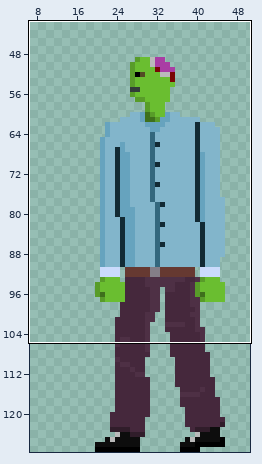
File history of a pixel-art file, Zombie/Assets/Textures/Sprites/CivilianZombie.aseprite. Above, an overview of the earlier version with the close-up marked.
Close-up. Before the commit:
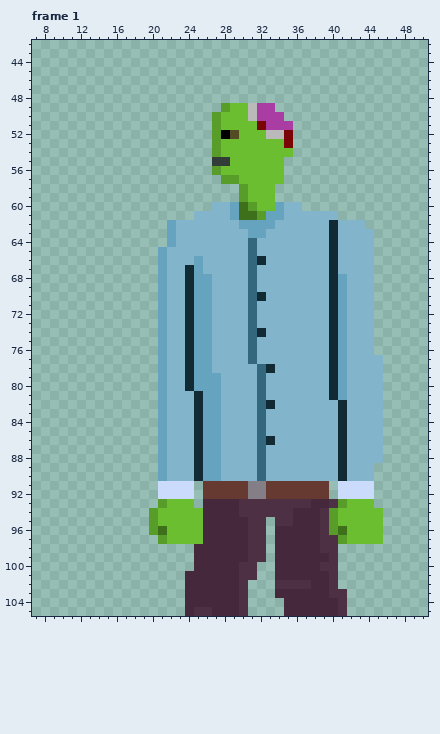
64x128 pixels, 1 frame. Shown: frame 1: x 7..50, y 42..105. The wide view leaves out empty margins. The commit also changed other frames or places, which this record leaves out.
The same view after the edit:
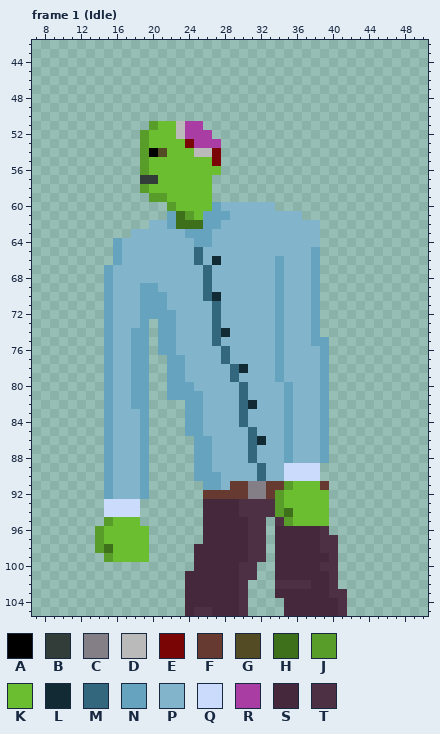
Palette (. is transparent): A #000000  B #323c39  C #847e87  D #bababa  E #790505  F #663931  G #524b24  H #3e701c  J #589c29  K #6abe30  L #122a34  M #33677d  N #66a3be  P #82b5cb  Q #cbdbfc  R #a93da4  S #45283c  T #4e3045
Diff:
--- frame 1 (Idle)
@@ x 7..50 @@
  48 ............................................
- 49 .....................JKKDRR.................
- 50 ....................JKKKDRRR................
- 51 ....................JKKKKERRR...............
- 52 ....................JAGKKKDDE...............
- 53 ....................JKKKKKKKE...............
- 54 ....................JKKKKKKKK...............
- 55 ....................BBKKKKKK................
- 56 ....................JKKKKKKK................
- 57 .....................JJKKKKK................
- 58 .......................JKKK.................
- 59 .......................JKKK.................
- 60 ....................PPNHJKKNPP..............
- 61 ..................PPPPNHHJNNPPPPPP..........
- 62 ...............NPPPPPPPNNNNPPPPPPLPPP.......
- 63 ...............NPPPPPPPPNNPPPPPPPLPPPP......
- 64 ...............NPPPPPPPPMPPPPPPPPLPPPP......
- 65 ..............NPPPPPPPPPMPPPPPPPPLPPPP......
- 66 ..............NPPPNPPPPPMLPPPPPPPLPPPP......
- 67 ..............NPPLNPPPPPMPPPPPPPPLPPPP......
- 68 ..............NPPLNNPPPPMPPPPPPPPLNPPP......
- 69 ..............NPPLNNPPPPMPPPPPPPPLNPPP......
- 70 ..............NPPLNNPPPPMLPPPPPPPLNPPP......
- 71 ..............NPPLNNPPPPMPPPPPPPPLNPPP......
- 72 ..............NPPLNNPPPPMPPPPPPPPLNPPP......
- 73 ..............NPPLNNPPPPMPPPPPPPPLNPPP......
- 74 ..............NPPLNNPPPPMLPPPPPPPLNPPP......
- 75 ..............NPPLNNPPPPMPPPPPPPPLNPPP......
- 76 ..............NPPLNNPPPPMPPPPPPPPLNPPP......
- 77 ..............NPPLNNPPPPMPPPPPPPPLNPPPP.....
- 78 ..............NPPLNNPPPPPMLPPPPPPLNPPPP.....
- 79 ..............NPPLNNNPPPPMPPPPPPPLNPPPP.....
- 80 ..............NPPLNNNPPPPMPPPPPPPLNPPPP.....
- 81 ..............NPPPLNNPPPPMPPPPPPPLNPPPP.....
- 82 ..............NPPPLNNPPPPMLPPPPPPPLPPPP.....
- 83 ..............NPPPLNNPPPPMPPPPPPPPLPPPP.....
- 84 ..............NPPPLNNPPPPMPPPPPPPPLPPPP.....
- 85 ..............NPPPLNNPPPPMPPPPPPPPLPPPP.....
- 86 ..............NPPPLNNPPPPMLPPPPPPPLPPPP.....
- 87 ..............NPPPLNNPPPPMPPPPPPPPLPPPP.....
- 88 ..............NPPPLNNPPPPMPPPPPPPPLPPPP.....
- 89 ..............NPPPLNNPPPPMPPPPPPPPLPPP......
- 90 ..............NPPPLNNPPPPMPPPPPPPPLPPP......
- 91 ..............QQQQ.FFFFFCCFFFFFFF.QQQQ......
- 92 ..............QQQQ.FFFFFCCFFFFFFF.QQQQ......
- 93 ..............JKKK.SSSSTTTTTTTTSSTJKKK......
- 94 .............JKKKKKSSSSTTTTTTSSSTJKKKKK.....
- 95 .............JKKKKKSSSSSTT.TTSSSTJKKKKK.....
- 96 .............JHKKKKSSSSSTT.SSSSSTJHKKKK.....
- 97 ..............JKKKKSSSSSTT.SSSSSTTJKKKK.....
- 98 ..................SSSSSSTT.SSSSSTT..........
- 99 ..................SSSSSSTT.SSSSSST..........
+ 49 ............................................
+ 50 ............................................
+ 51 .............JKKDRR.........................
+ 52 ............JKKKDRRR........................
+ 53 ............JKKKKERRR.......................
+ 54 ............JAGKKKDDE.......................
+ 55 ............JKKKKKKKE.......................
+ 56 ............JKKKKKKKK.......................
+ 57 ............BBKKKKKK........................
+ 58 ............JKKKKKKK........................
+ 59 .............JJKKKKK........................
+ 60 ...............JKKKKNPPPPPP.................
+ 61 ...............NHJKNNNPPPPPPPP..............
+ 62 .............PPNHHHNNPPPPPPPPPPP............
+ 63 ...........PPPPPPNNNPPPPPPPPPPPP............
+ 64 .........NPPPPPPPPNNPPPPPPPPPPPP............
+ 65 .........NPPPPPPPPMPPPPPPPPPPPPN............
+ 66 .........NPPPPPPPPMPLPPPPPPNPPPN............
+ 67 ........NPPPPPPPPPPMPPPPPPPNPPPN............
+ 68 ........NPPPPPPPPPPMPPPPPPPNPPPN............
+ 69 ........NPPPNNPPPPPMPPPPPPPNPPPN............
+ 70 ........NPPPNNNPPPPMLPPPPPPNPPPN............
+ 71 ........NPPPNNNPPPPPMPPPPPPNPPPN............
+ 72 ........NPPPNNNNPPPPMPPPPPPNPPPN............
+ 73 ........NPPPN.NNPPPPMPPPPPPNPPPN............
+ 74 ........NPPNN.NNPPPPMLPPPPPNPPPN............
+ 75 ........NPPNN.NNPPPPMPPPPPPNPPPNN...........
+ 76 ........NPPNN.NNPPPPPMPPPPPNPPPPN...........
+ 77 ........NPPNN..NNPPPPMPPPPPNPPPPN...........
+ 78 ........NPPNN..NNPPPPPMLPPPNPPPPN...........
+ 79 ........NPPNN..NNPPPPPMPPPPNPPPPN...........
+ 80 ........NPPNN..NNNPPPPPMPPPPNPPPN...........
+ 81 ........NPPNN..NNNNPPPPMPPPPNPPPN...........
+ 82 ........NPPNN....NNPPPPMLPPPNPPPN...........
+ 83 ........NPPPN....NNPPPPMPPPPNPPPN...........
+ 84 ........NPPPN....NNPPPPMPPPPNPPPN...........
+ 85 ........NPPPN....NNPPPPPMPPPNPPPN...........
+ 86 ........NPPPN.....NNPPPPMLPPNPPPN...........
+ 87 ........NPPPN.....NNPPPPMPPPNPPPN...........
+ 88 ........NPPPN.....NNPPPPMPPPNPPPN...........
+ 89 ........NPPPN.....NNPPPPPMPPQQQQ............
+ 90 ........NPPPN.....NNNPPPPMPPQQQQ............
+ 91 ........NPPPN......NNPFFCCFFJKKKF...........
+ 92 ........NPPPN......FFFFFCCFJKKKKK...........
+ 93 ........QQQQ.......SSSSTTTTJKKKKK...........
+ 94 ........QQQQ.......SSSSTTTTJHKKKK...........
+ 95 ........JKKK.......SSSSSTT.TJKKKK...........
+ 96 .......JKKKKK......SSSSSTT.SSSSST...........
+ 97 .......JKKKKK......SSSSSTT.SSSSSTT..........
+ 98 .......JHKKKK.....SSSSSSTT.SSSSSTT..........
+ 99 ........JKKKK.....SSSSSSTT.SSSSSST..........
 100 ..................SSSSSTT..SSSSSTT..........
Changed places in both close-ups, as pixel boxes (x1, y1, x2, y2):
changed: (95, 103, 383, 562)
